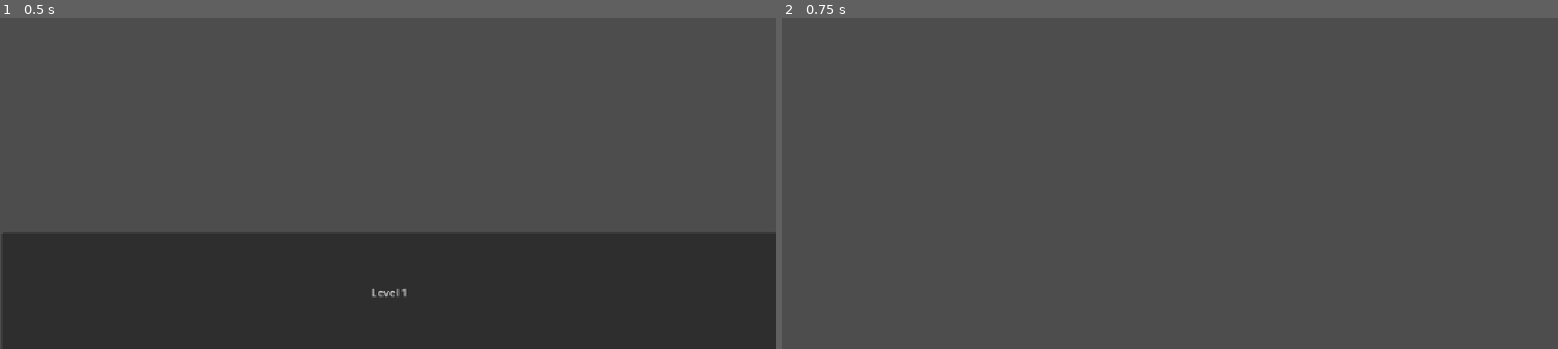
Above: before the commit, frames 1-2 (left to right).
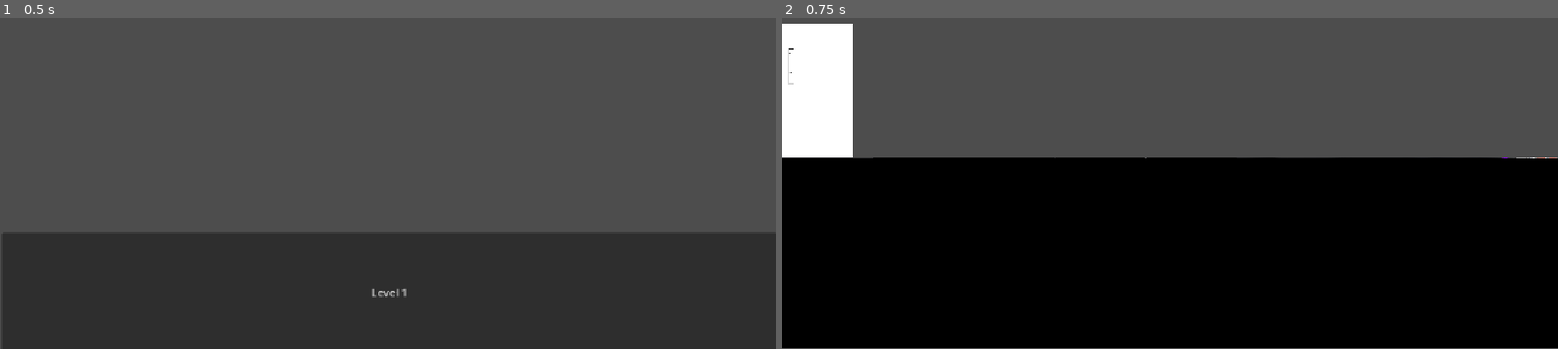
Above: after the commit, the same moments.

Repository: harshilarora250/shadow-swap
Game: Godot game, scene res://welcome-screen.tscn
The game is run twice, just before and just after one commit, with the same random seed, the same clock (stepped at 60 frames per second) and the same inputs.
Inputs:
- Up to frame 1 (0.5 s): no input
- Up to frame 2 (0.75 s): click "Level 1" at 0.5 s

Frame 1 is identical in both runs. In frame 2, 61% of the frame differs, in the area x 0-100%, y 1-100%.

Commit message:
Level 1 - Floor and Shadow

Diff:
--- a/shadow-swap---game/Level1.tscn
+++ b/shadow-swap---game/Level1.tscn
@@ -1,10 +1,19 @@
 [gd_scene format=3 uid="uid://dj5dipkitkla0"]
 
-[sub_resource type="SpriteFrames" id="SpriteFrames_shvju"]
+[ext_resource type="Texture2D" uid="uid://dfaomx3phmddr" path="res://light-shadow.png" id="1_kyxg0"]
+[ext_resource type="Texture2D" uid="uid://dqscssi2nxo1m" path="res://light-floor.png" id="2_mc20k"]
 
 [node name="Node2D" type="Node2D" unique_id=2133884082]
-position = Vector2(535, 326)
+position = Vector2(382, 362)
 
-[node name="AnimatedSprite2D" type="AnimatedSprite2D" parent="." unique_id=1523863897]
-position = Vector2(-219, 46)
-sprite_frames = SubResource("SpriteFrames_shvju")
+[node name="Sprite2D" type="Sprite2D" parent="." unique_id=611520823]
+position = Vector2(-329, -99)
+scale = Vector2(0.07074831, 0.20711297)
+texture = ExtResource("1_kyxg0")
+
+[node name="Floor" type="StaticBody2D" parent="." unique_id=1090271972]
+
+[node name="Sprite2D" type="Sprite2D" parent="Floor" unique_id=1749904171]
+position = Vector2(194.00002, 142.25)
+scale = Vector2(0.59999996, 0.2634259)
+texture = ExtResource("2_mc20k")
Binary file added: shadow-swap---game/light-floor.png
Not shown, added: shadow-swap---game/light-floor.png.import
Binary file added: shadow-swap---game/light-shadow.png
Not shown, added: shadow-swap---game/light-shadow.png.import
Not shown, added: assets/light-floor.png
Not shown, added: assets/light-shadow.png
